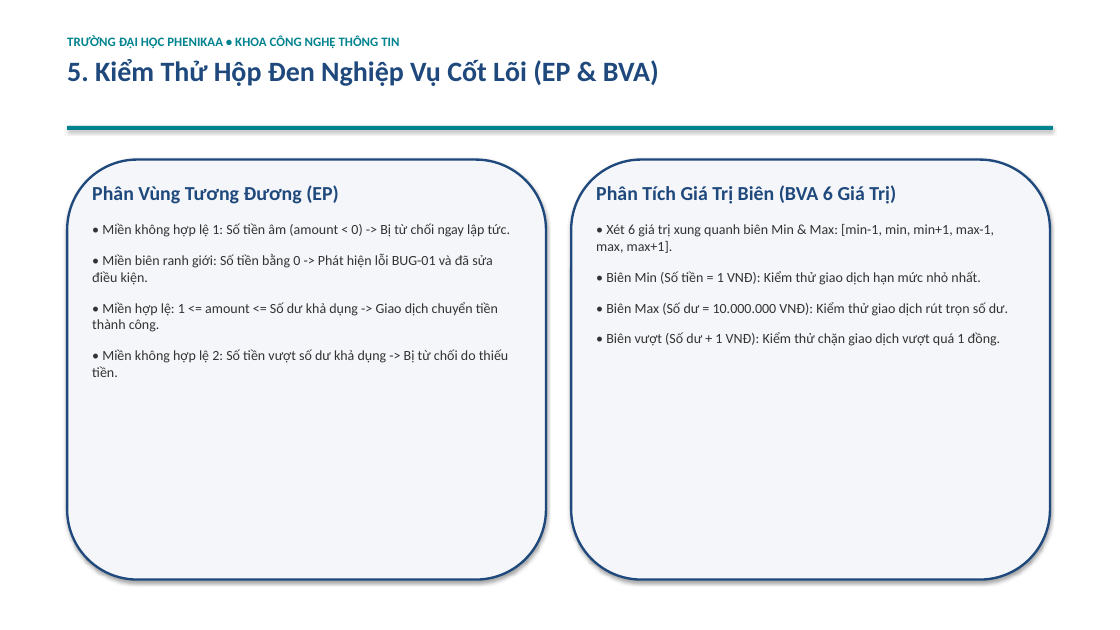
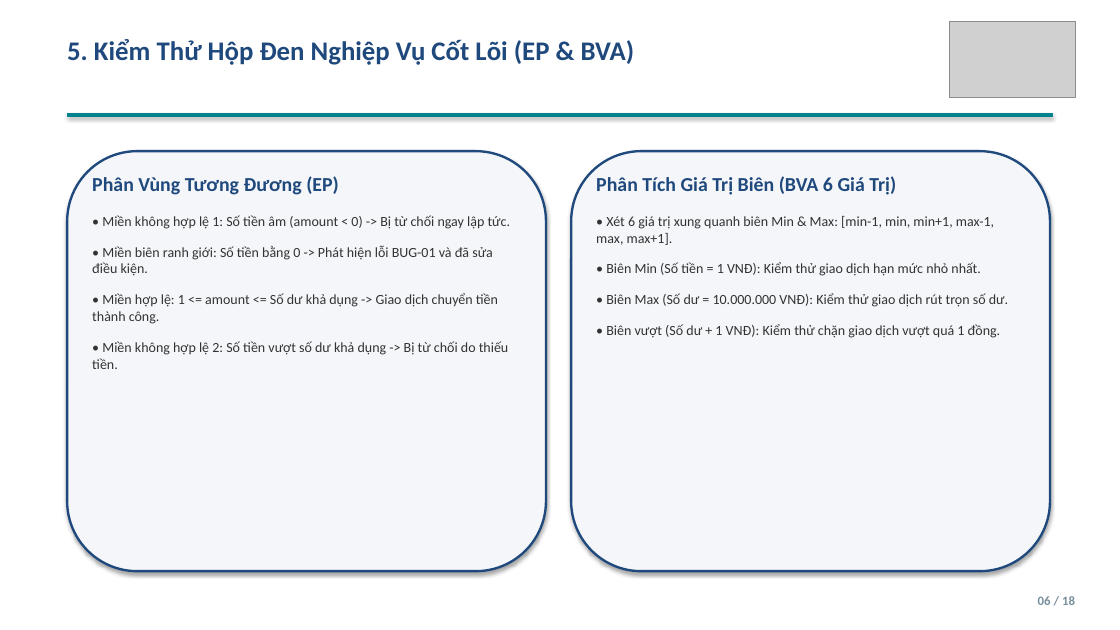
Before and after one commit to ngthanhs1/Kiemthu_MiniBank, a slide deck: slide 6 of docs/presentation/SLIDE_THUYET_TRINH_MINIBANK.pptx. Drawn at 1120x630 pixels with LibreOffice and Linux fonts; fonts in the diff are those of the drawing; grey boxes stand for pictures. Boxes give left, top, right and bottom in pixels: in the first picture for what was removed or moved away, otherwise in the second. Text is boxed around its words. In the diff, an @@ line names an element or a change of style, - is before the commit and + after.

```diff
--- a/docs/presentation/SLIDE_THUYET_TRINH_MINIBANK.pptx
+++ b/docs/presentation/SLIDE_THUYET_TRINH_MINIBANK.pptx
@@ picture added at box(949, 21, 1075, 97) @@
@@ text at box(67, 35, 399, 49): paragraph removed @@
-TRƯỜNG ĐẠI HỌC PHENIKAA • KHOA CÔNG NGHỆ THÔNG TIN
@@ text "5. Kiểm Thử Hộp Đen ..." at box(67, 39, 635, 65): size 24 to 23 pt; less space between paragraphs @@
@@ rectangle: place and size @@
-rectangle at box(67, 126, 1053, 129)
+rectangle at box(67, 113, 1053, 117)
@@ rounded rectangle: place and size @@
-rounded rectangle at box(571, 160, 1050, 580)
+rounded rectangle at box(67, 151, 546, 571)
@@ text "Phân Vùng Tương Đương (EP)": place and size @@
-text "Phân Vùng Tương Đương (EP)" at box(92, 185, 511, 377)
+text "Phân Vùng Tương Đương (EP)" at box(92, 176, 511, 369)
@@ rounded rectangle: place and size @@
-rounded rectangle at box(67, 160, 546, 580)
+rounded rectangle at box(571, 151, 1050, 571)
@@ text "Phân Tích Giá Trị Biên ...": place and size @@
-text "Phân Tích Giá Trị Biên ..." at box(596, 185, 1008, 346)
+text "Phân Tích Giá Trị Biên ..." at box(596, 176, 1008, 338)
@@ text added at box(1038, 596, 1075, 605), 11 pt, text #78909C, bold @@
+06 / 18
```
Also in this commit, not shown: 16 other slides changed, 1 slide added, 13 other files.
